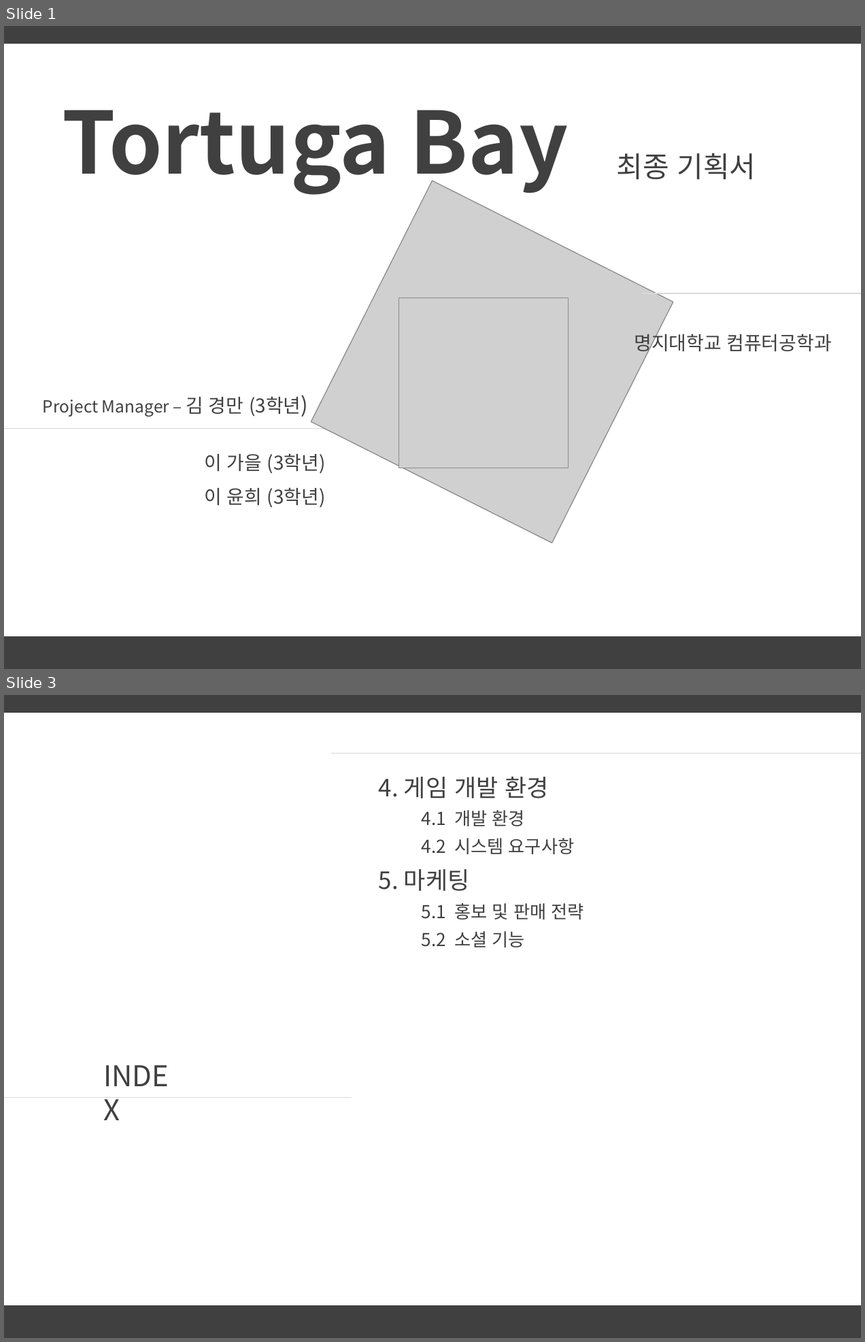
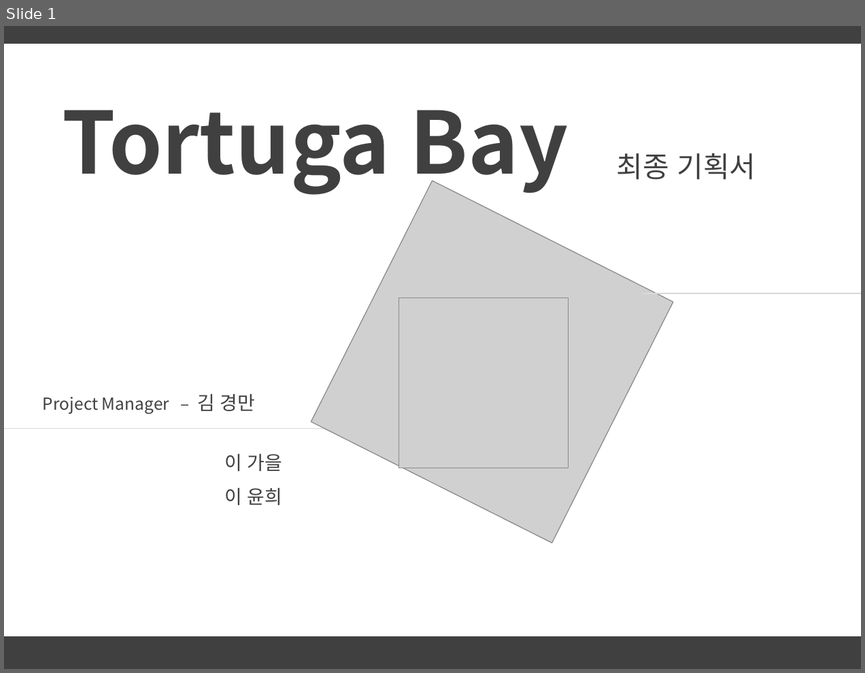
Before and after one commit to lge920904/planning_contest, a slide deck: tortuga bay 1.pptx. Shown one above the other, each under a label of ours: slides 1 and 3 before the commit, slide 1 after it; the slides between them are not shown. The pictures are 865x1342 and 865x673 pixels, drawn with LibreOffice and Linux fonts; fonts in the diff are those of the drawing; grey boxes stand for pictures; background and template pictures are left out. Boxes give left, top, right and bottom in pixels: in the first picture for what was removed or moved away, otherwise in the second. Text is boxed around its words. In the diff, an @@ line names an element or a change of style, - is before the commit and + after.

```diff
--- a/tortuga bay 1.pptx
+++ b/tortuga bay 1.pptx
@@ slide 3 removed at bbox=[4, 695, 861, 1338], background picture (left out) @@
@@ rectangle removed at bbox=[4, 695, 861, 711] @@
@@ line removed from (331, 753) to (861, 753) @@
@@ text removed at bbox=[379, 777, 584, 947] @@
-4. 게임 개발 환경
-  4.1 개발 환경
-  4.2 시스템 요구사항
-5. 마케팅
-  5.1 홍보 및 판매 전략
-  5.2 소셜 기능
@@ text removed at bbox=[95, 1053, 192, 1096] @@
-INDEX
@@ line removed from (4, 1097) to (352, 1097) @@
@@ rectangle removed at bbox=[4, 1307, 861, 1338] @@
@@ slide 1 changed as well @@
@@ text removed at bbox=[634, 331, 832, 355] @@
-명지대학교 컴퓨터공학과
@@ text at bbox=[43, 394, 255, 414]: text changed @@
-Project Manager – 김 경만 (3학년)
+Project Manager – 김 경만
@@ text at bbox=[224, 454, 282, 505]: text changed @@
-이 가을 (3학년)
-이 윤희 (3학년)
+이 가을
+이 윤희
```
Also in this commit, not shown: 4 other slides changed, 13 slides added, 2 other files.
